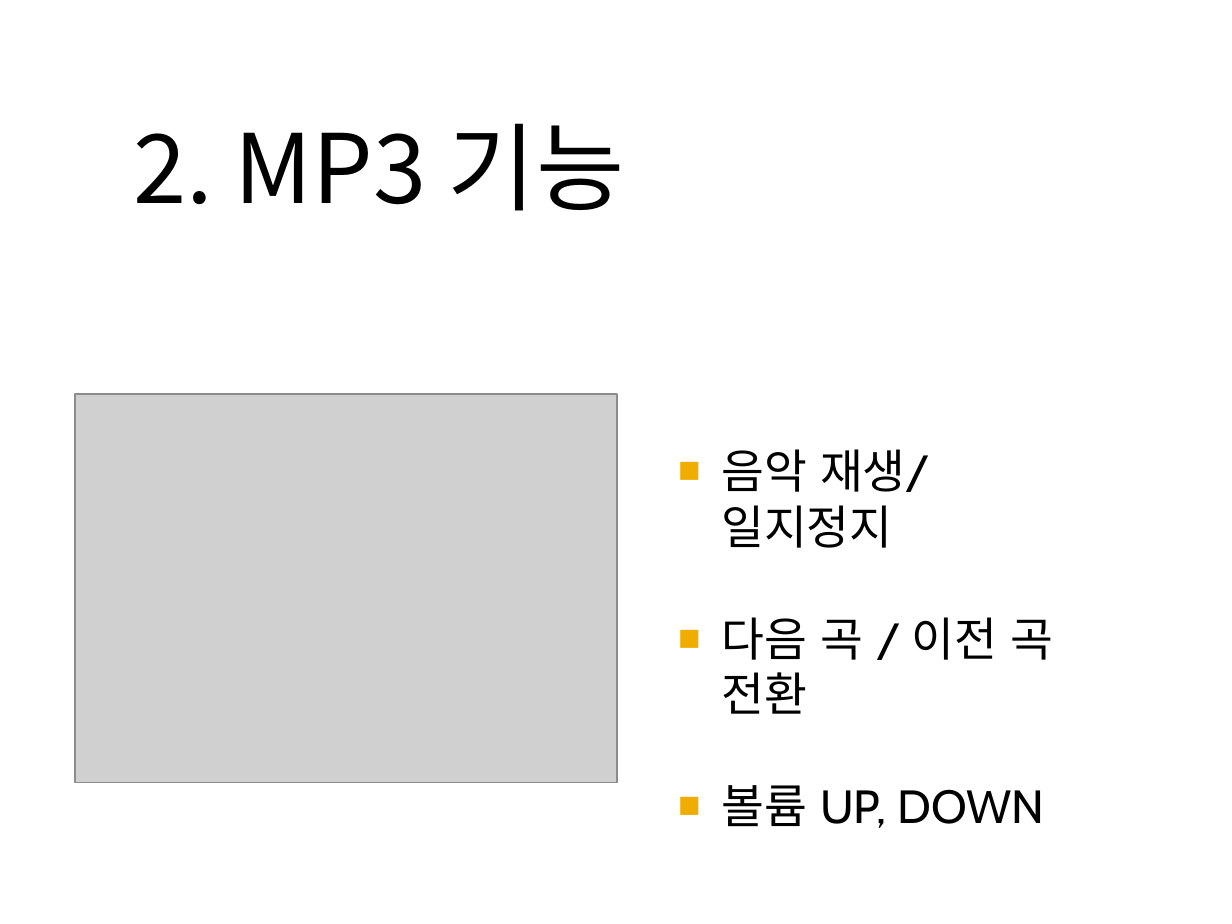
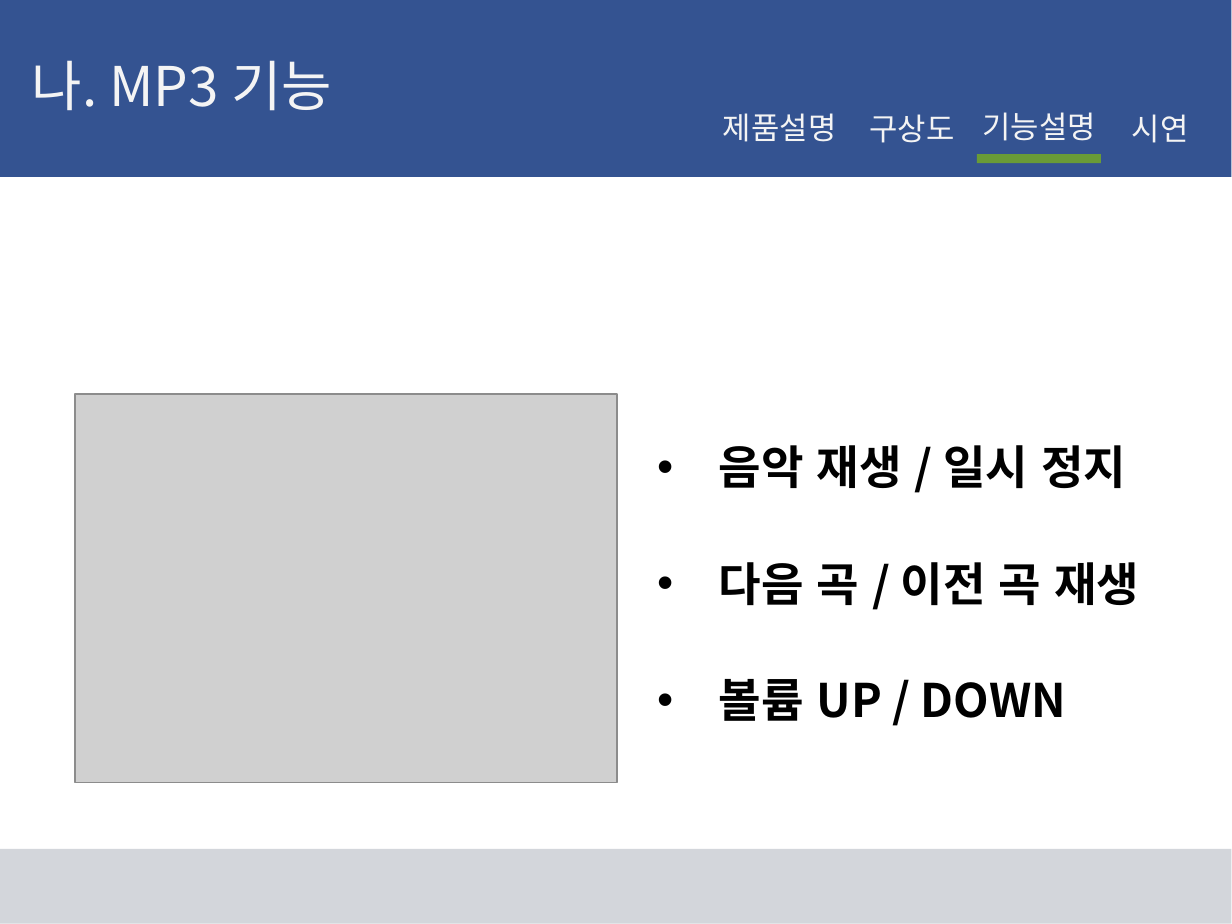
Before and after one commit to kutmicro/2013136046, a slide deck: slide 7 of 보고서/Healing Mood Lamp.pptx. Drawn at 1232x924 pixels with LibreOffice and Linux fonts; fonts in the diff are those of the drawing; grey boxes stand for pictures. Boxes give left, top, right and bottom in pixels: in the first picture for what was removed or moved away, otherwise in the second. Text is boxed around its words. In the diff, an @@ line names an element or a change of style, - is before the commit and + after.

```diff
--- a/보고서/Healing Mood Lamp.pptx
+++ b/보고서/Healing Mood Lamp.pptx
@@ rectangle added at (0,0,1231,177), fill #345391 @@
@@ text at (32,60,332,111): text changed; size 56 to 32 pt; text colour #000000 to #F4F4F4 @@
-2. MP3 기능
+나. MP3 기능
@@ text added at (723,113,836,142), 18 pt, text #F4F4F4 @@
+제품설명
@@ text added at (870,114,955,143), 18 pt, text #F4F4F4 @@
+구상도
@@ text added at (983,112,1096,141), 18 pt, text #F4F4F4 @@
+기능설명
@@ text added at (1132,114,1189,143), 18 pt, text #F4F4F4 @@
+시연
@@ rectangle added at (977,154,1101,163), fill #699B37 @@
@@ text added at (719,445,1126,488), 27 pt, text #000000, bold @@
+• 음악 재생 / 일시 정지
@@ text removed at (721,449,1053,828) @@
-■ 음악 재생/ 일지정지
-■ 다음 곡 / 이전 곡 전환
-■ 볼륨 UP, DOWN
@@ text added at (719,562,1139,605), 27 pt, text #000000, bold @@
+• 다음 곡 / 이전 곡 재생
@@ text added at (719,679,1066,721), 27 pt, text #000000, bold @@
+• 볼륨 UP / DOWN
@@ rectangle added at (0,849,1231,924), fill #D3D6DB @@
```
Also in this commit, not shown: 6 other slides changed, 2 slides added, 3 slides removed.
